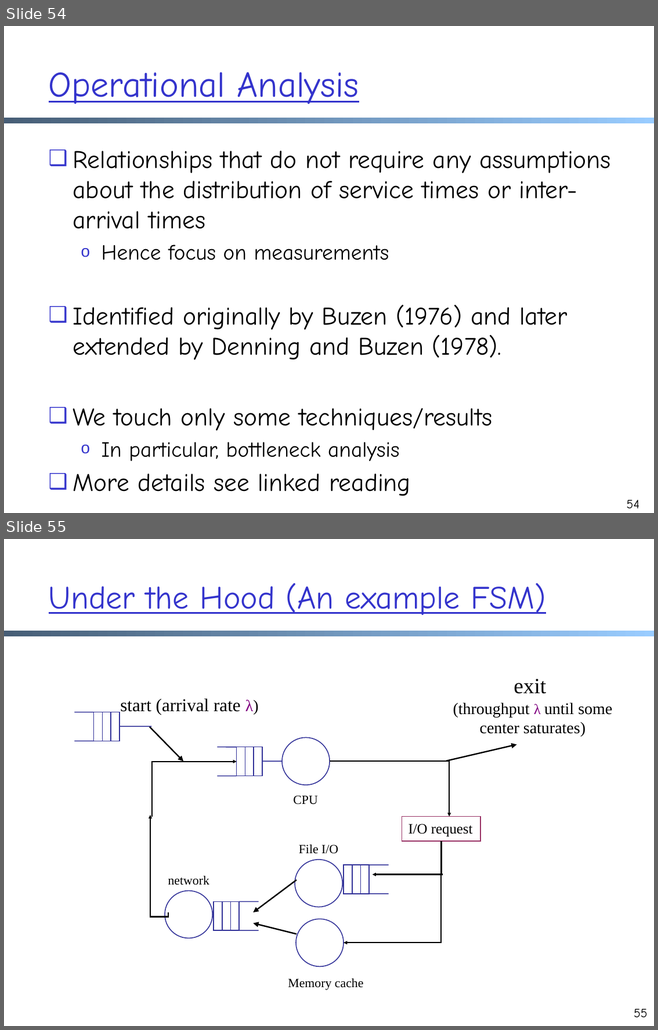
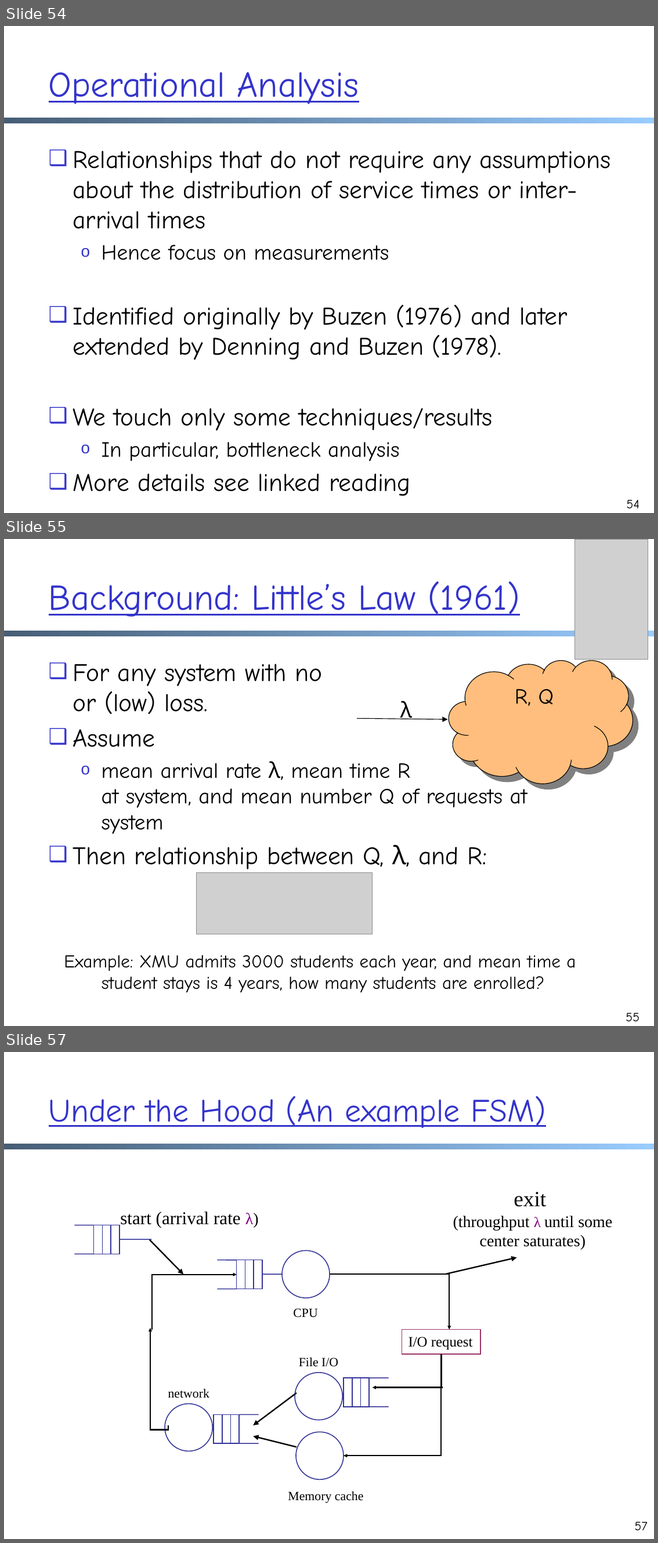
Before and after one commit to xiangq27/xiangq27.github.io, a slide deck: courses/cnns-xmuf22/files/lectures/application-http112-server-op-analysis.pptx. Shown one above the other, each under a label of ours: slides 54 and 55 before the commit, slides 54, 55 and 57 after it; the slides between them are not shown. The pictures are 658x1030 and 658x1543 pixels, drawn with LibreOffice and Linux fonts; fonts in the diff are those of the drawing; grey boxes stand for pictures. Boxes give left, top, right and bottom in pixels: in the first picture for what was removed or moved away, otherwise in the second. Text is boxed around its words. In the diff, an @@ line names an element or a change of style, - is before the commit and + after.

```diff
--- a/courses/cnns-xmuf22/files/lectures/application-http112-server-op-analysis.pptx
+++ b/courses/cnns-xmuf22/files/lectures/application-http112-server-op-analysis.pptx
@@ slide 55 added at (4, 539, 654, 1026), background #FFFFFF; not listed: 1 template element that a slide beside it also shows @@
@@ picture added at (574, 539, 647, 659) @@
@@ title added at (49, 581, 520, 617), 40 pt, text #3333CC, underline @@
+Background: Little’s Law (1961)
@@ freeform shape added at (448, 660, 632, 784), fill #FFBE7D, outline #000000 0.75 pt, 24 pt, text #000000 @@
+R, Q
@@ text added at (73, 664, 527, 873), 28 pt, text #000000 @@
+❑ For any system with no
+  or (low) loss.
+❑ Assume
+  o mean arrival rate λ, mean time R
+    at system, and mean number Q of requests at system
+❑ Then relationship between Q, λ, and R:
@@ text added at (400, 701, 412, 719), 24 pt, text #000000 @@
+λ
@@ arrow added from (357, 718) to (448, 719), #000000 0.75 pt @@
@@ picture added at (197, 873, 372, 935) @@
@@ text added at (64, 955, 575, 993), 20 pt, text #000000 @@
+Example: XMU admits 3000 students each year, and mean time a
+student stays is 4 years, how many students are enrolled?
@@ page number added at (625, 1013, 639, 1022), 14 pt, text #000000 @@
+55
@@ what was slide 55 is now slide 57 @@
@@ page number at (634, 1522, 647, 1530): text changed @@
-55
+57
```
Also in this commit, not shown: 1 slide changed, 1 other slide added, 5 other files.
